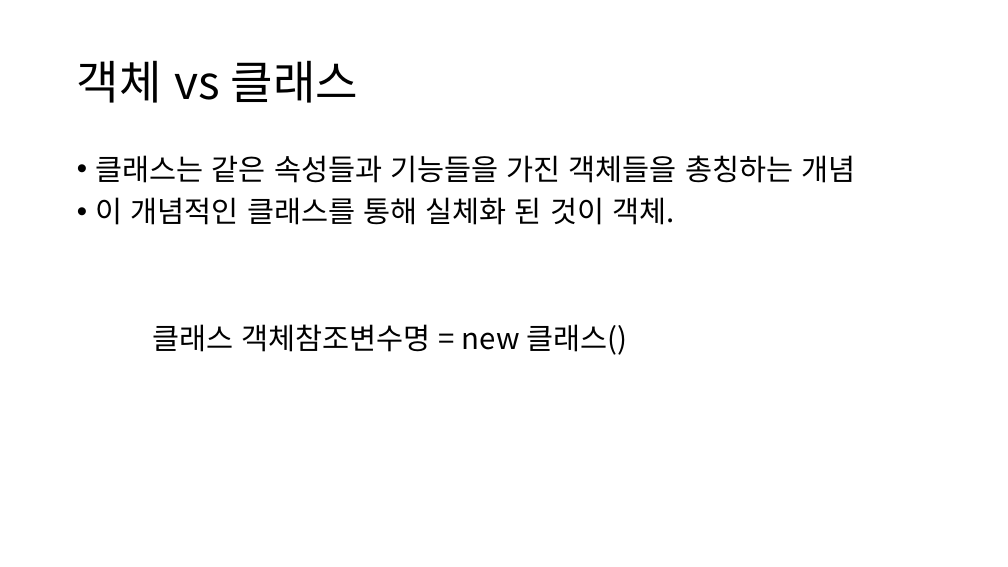
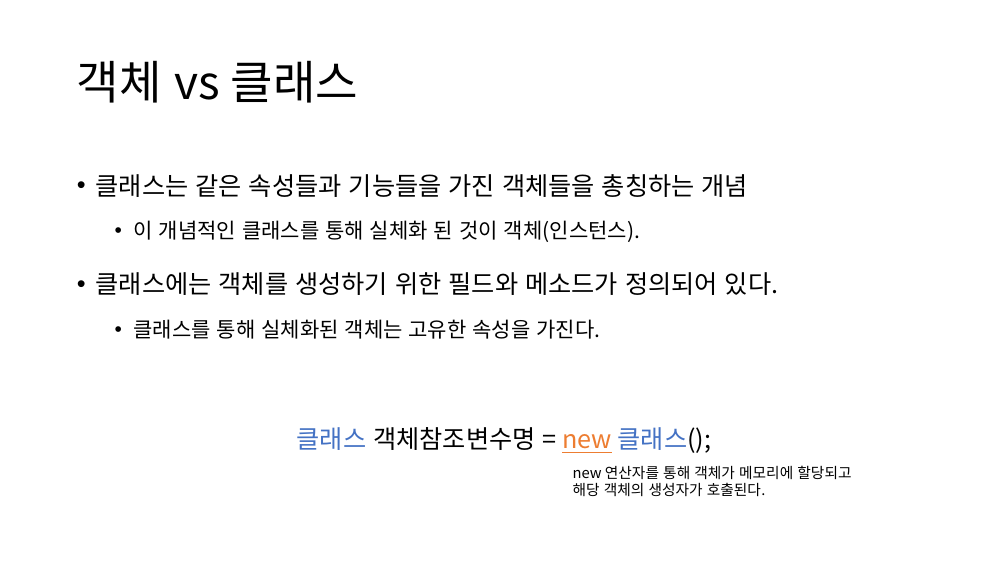
Before and after one commit to YonghoChoi/develop-note, a slide deck: slide 4 of ppt/객체지향 기본.pptx. Drawn at 1008x567 pixels with LibreOffice and Linux fonts; fonts in the diff are those of the drawing. Boxes give left, top, right and bottom in pixels: in the first picture for what was removed or moved away, otherwise in the second. Text is boxed around its words. In the diff, an @@ line names an element or a change of style, - is before the commit and + after.

Commit message:
자바 객체지향 발표 준비 자료 갱신

```diff
--- a/ppt/객체지향 기본.pptx
+++ b/ppt/객체지향 기본.pptx
@@ text at [96, 174, 748, 197]: size 28 to 24 pt in "클래스는 같은 속성들과 기능들을 가진 객체들을 총칭하는 ..."; line spacing 0.9 to 1.5 @@
@@ text at [96, 220, 778, 453]: text changed; size 28 to 20 pt @@
-• 이 개념적인 클래스를 통해 실체화 된 것이 객체.
-클래스 객체참조변수명 = new 클래스()
+  • 이 개념적인 클래스를 통해 실체화 된 것이 객체(인스턴스).
+• 클래스에는 객체를 생성하기 위한 필드와 메소드가 정의되어 있다.
+  • 클래스를 통해 실체화된 객체는 고유한 속성을 가진다.
+클래스 객체참조변수명 = new 클래스();
@@ text added at [573, 465, 851, 496], 14 pt, text #000000 @@
+new 연산자를 통해 객체가 메모리에 할당되고
+해당 객체의 생성자가 호출된다.
```
Also in this commit, not shown: 13 other slides changed, 27 slides added, 1 other file.
